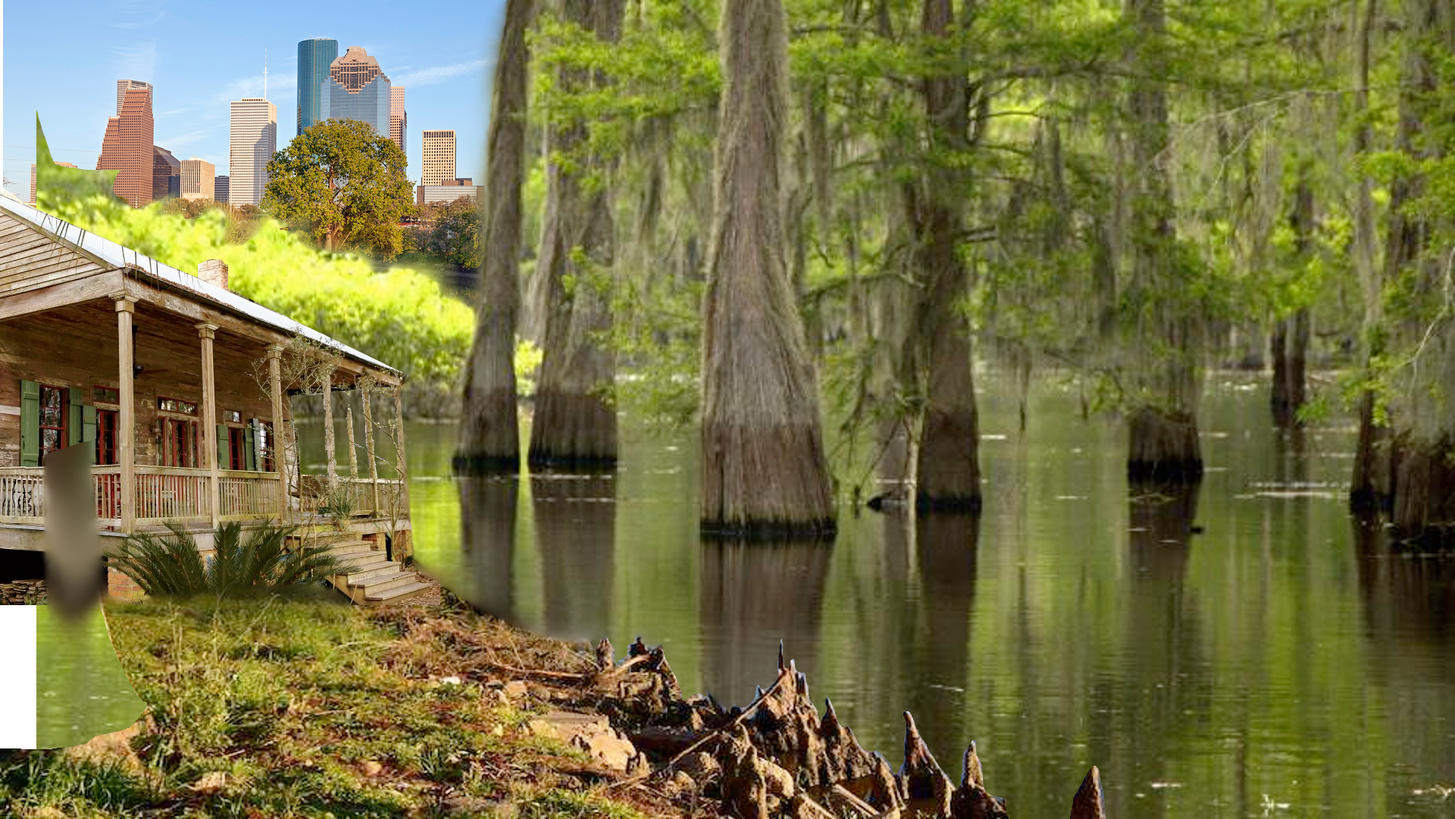
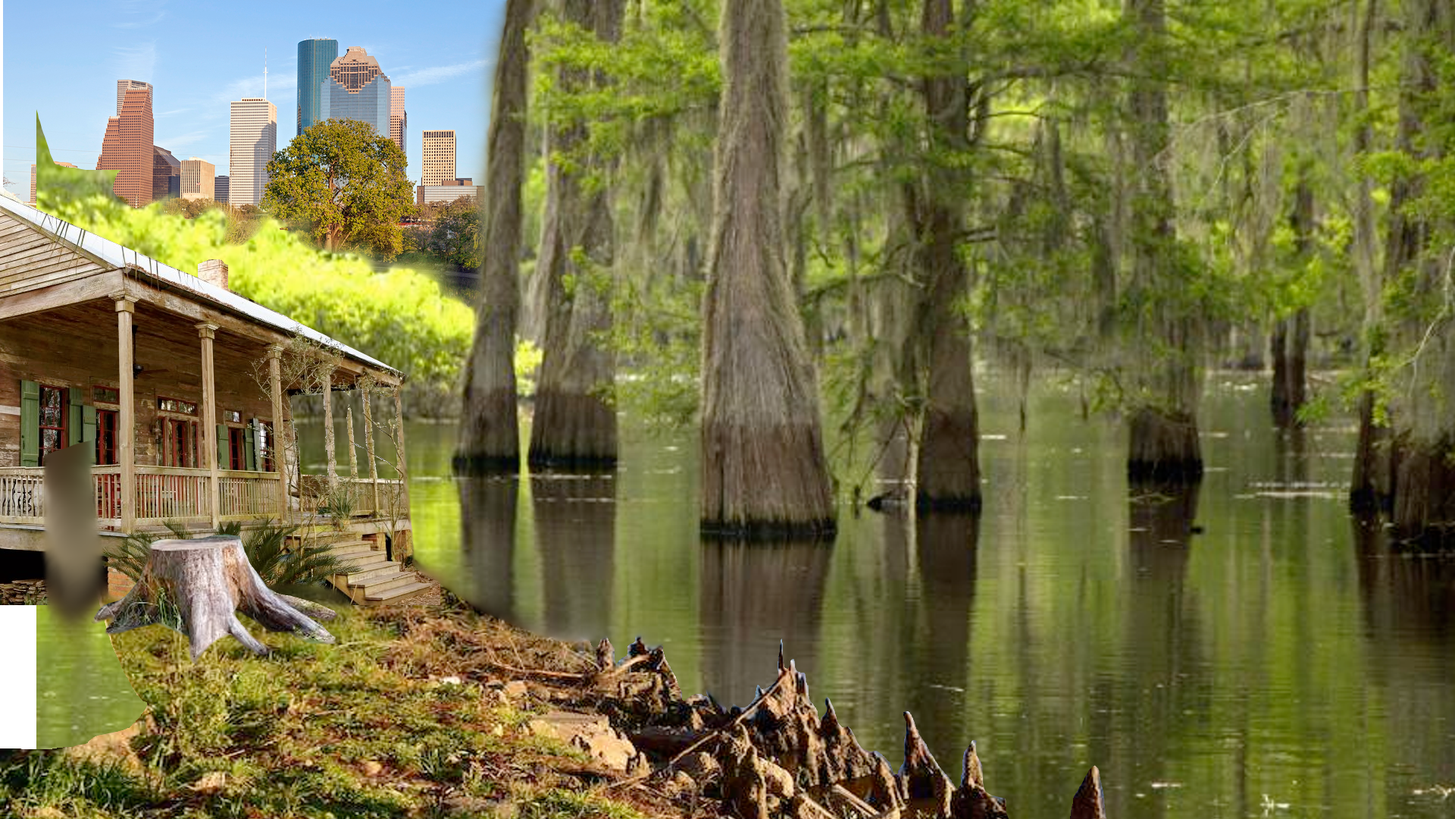
Layers edited between the first and the second 1455x819 image:
showed "Paint Layer 2 (pasted)" (5th of 9), painted on it over [left=90, top=533, right=339, bottom=666]
painted on "Paint Layer 2 (pasted)" (6th of 9) over [left=90, top=533, right=339, bottom=666]
painted on "Paint Layer 2 (pasted)" (7th of 9) over [left=90, top=533, right=339, bottom=666]
painted on "Paint Layer 2 (pasted)" (8th of 9) over [left=90, top=533, right=339, bottom=666]
